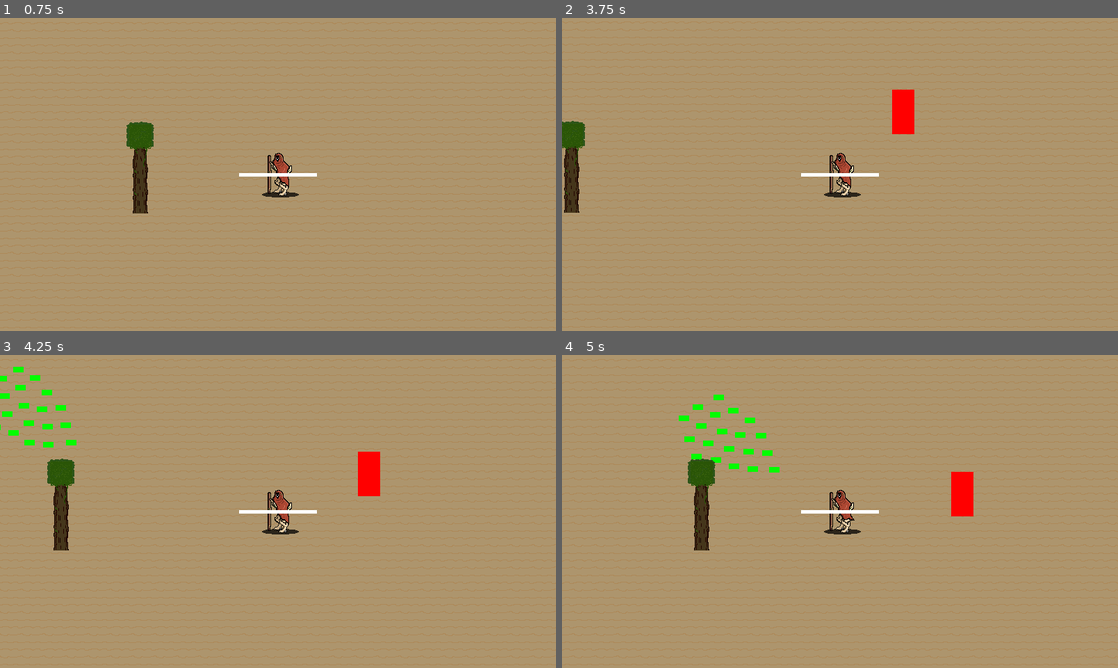
Above: before the commit, frames 1-4 (two rows, left to right).
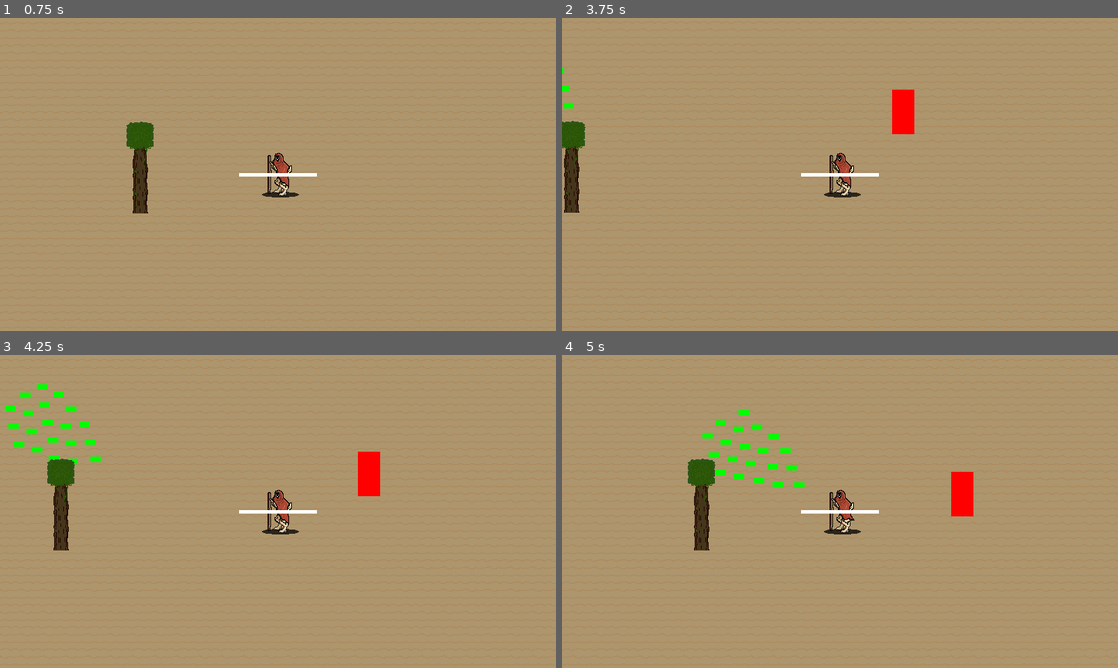
Above: after the commit, the same moments.

Repository: bean-jam/bean-jam-game-02
Game: Godot game, scene res://scenes/test_environment.tscn
Same seed, same stepped clock (60 frames per second), same inputs: the game is played once before the commit and once after it. The project has no main scene, so this scene is started directly.
Inputs:
- Up to frame 1 (0.75 s): tap Enter at 0.5 s; hold D (move_right) from 0.53 s (still down)
- Up to frame 2 (3.75 s): release D (move_right) at 1.28 s; hold S (move_down) 1.28-2.03 s; hold D (move_right) 2.03-2.78 s; hold W (move_up) 2.78-3.53 s; hold A (move_left) from 3.53 s (still down)
- Up to frame 3 (4.25 s): keep holding A (move_left)
- Up to frame 4 (5 s): keep holding A (move_left)

Frame 1 is identical in both runs. In frame 2, less than 0.1% of the frame differs, in the area x 0-3%, y 16-29%; in frame 3, 1.0%; in frame 4, 1.3%, in the area x 21-44%, y 12-43%.

Commit message:
Add random number generator and adjust enemies health

Diff:
--- a/scenes/basic_enemy.tscn
+++ b/scenes/basic_enemy.tscn
@@ -31,7 +31,7 @@
 
 [node name="HealthComponent" type="Node" parent="."]
 script = ExtResource("2_05t60")
-max_hp = 30
+max_hp = 20
 metadata/_custom_type_script = "uid://dfwhxucfyl7dh"
 
 [node name="StatsComponent" type="Node" parent="."]
--- a/scenes/test_environment.tscn
+++ b/scenes/test_environment.tscn
@@ -1,12 +1,14 @@
-[gd_scene load_steps=6 format=3 uid="uid://cf4omirjfnkkm"]
+[gd_scene load_steps=7 format=3 uid="uid://cf4omirjfnkkm"]
 
 [ext_resource type="PackedScene" uid="uid://dn2176ik10uai" path="res://scenes/player.tscn" id="1_uhjjb"]
 [ext_resource type="PackedScene" uid="uid://bsve3fipshplr" path="res://scenes/tile_map.tscn" id="2_b3mux"]
 [ext_resource type="PackedScene" uid="uid://dg0m6vpinum5i" path="res://scenes/enemy_spawner.tscn" id="3_5qein"]
 [ext_resource type="PackedScene" uid="uid://b6p74ioq1ase6" path="res://scenes/basic_enemy.tscn" id="3_nbain"]
 [ext_resource type="PackedScene" uid="uid://cwjc4fhdhypuq" path="res://scenes/flying_enemy.tscn" id="4_8ya4j"]
+[ext_resource type="Script" uid="uid://d07bvdi6reqsd" path="res://scripts/test_environment.gd" id="5_5qein"]
 
 [node name="TestEnvironment" type="Node2D"]
+script = ExtResource("5_5qein")
 
 [node name="TileMap" parent="." instance=ExtResource("2_b3mux")]
 position = Vector2(139.78247, 80.83679)
@@ -22,7 +24,6 @@
 spawn_interval = 5.0
 
 [node name="FlyingEnemySpawner" parent="." instance=ExtResource("3_5qein")]
-position = Vector2(-33, -28)
 enemy_scene = ExtResource("4_8ya4j")
 enemy_amount = 20
 spawn_interval = 10.0
--- /dev/null
+++ b/scripts/test_environment.gd
@@ -0,0 +1,5 @@
+extends Node2D
+# Temporary script to activate any random number generators used
+
+func _ready() -> void:
+	randomize()
Not shown, added: scripts/test_environment.gd.uid
